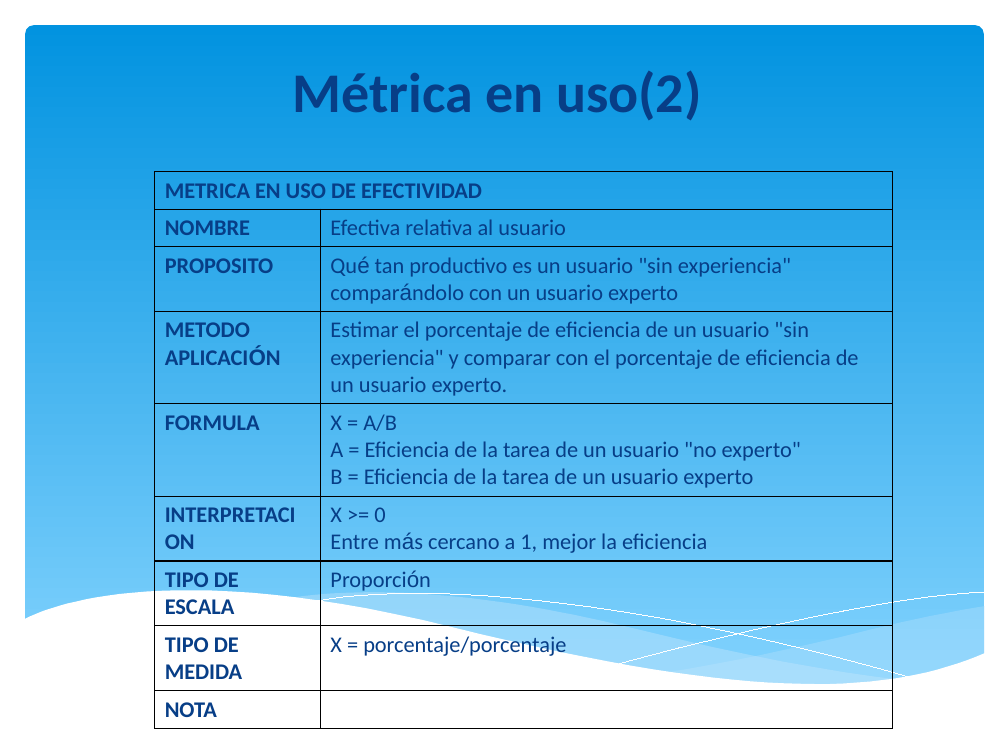
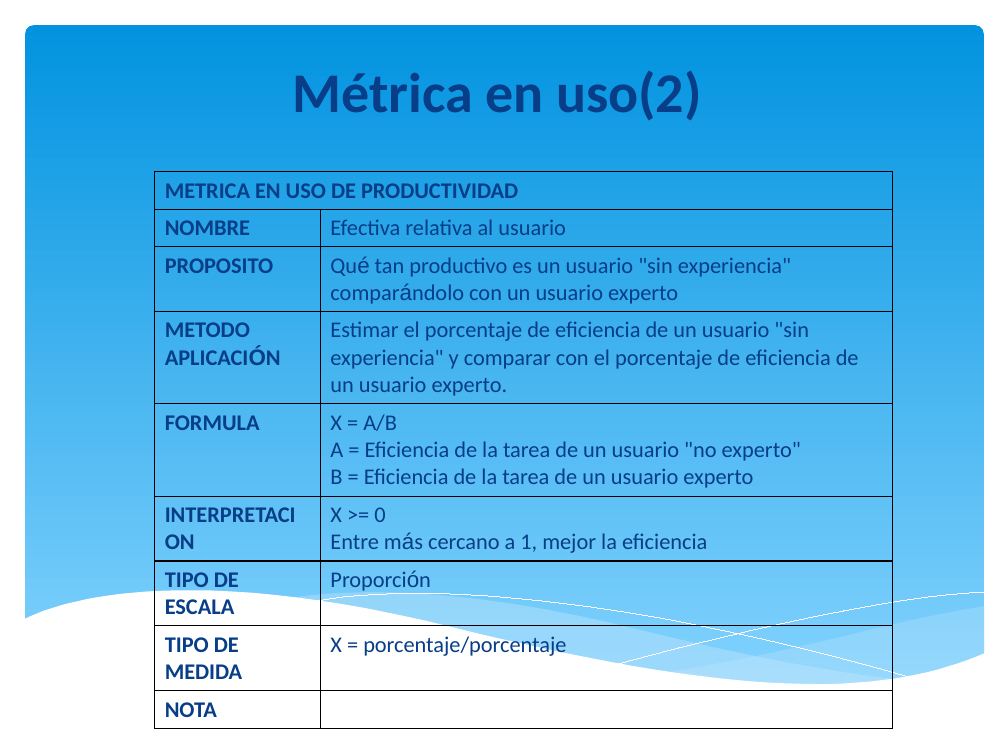
Before and after one commit to orlysemperfi/tp3-contratos-clientes, a slide deck: slide 15 of ITERACION 5/SUB ITERACION 4/PPT TP3 PRES04.pptx. Drawn at 1008x756 pixels with LibreOffice and Linux fonts; fonts in the diff are those of the drawing. Boxes give left, top, right and bottom in pixels: in the first picture for what was removed or moved away, otherwise in the second. Text is boxed around its words. In the diff, an @@ line names an element or a change of style, - is before the commit and + after.

```diff
--- a/ITERACION 5/SUB ITERACION 4/PPT TP3 PRES04.pptx
+++ b/ITERACION 5/SUB ITERACION 4/PPT TP3 PRES04.pptx
@@ table at (154,171,892,721) @@
-row 1, column 1: METRICA EN USO DE EFECTIVIDAD
+row 1, column 1: METRICA EN USO DE PRODUCTIVIDAD
```
Also in this commit, not shown: 4 other slides changed.
